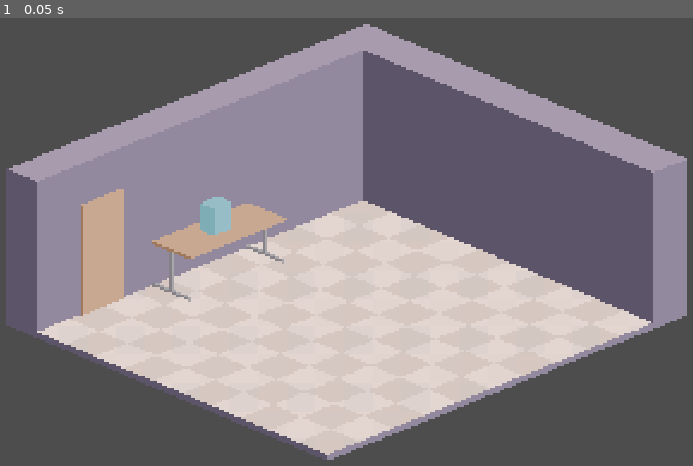
Above: before the commit, frame 1.
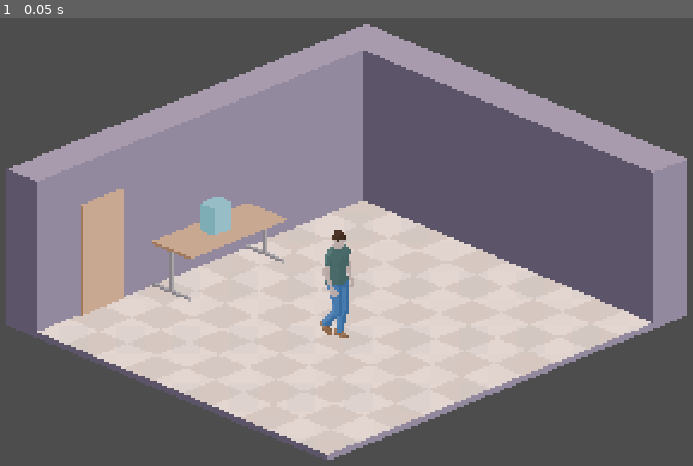
Above: after the commit, the same moment.

Repository: kreativna-blokada/blokadna-glasalica
Game: Godot game, scene res://!project/build/design/scenes/playground.tscn
Two runs of this game, one before a commit and one after it. Both use one fixed random seed, a clock stepped at 60 frames per second and the inputs below.
Inputs:
- Up to frame 1 (0.05 s): no input

The runs differ from the first frame. In frame 1, 0.7% of the frame differs, in the area x 46-52%, y 47-72%.

Commit message:
Instantiating player to playground scene

Diff:
--- a/!project/build/design/scenes/playground.tscn
+++ b/!project/build/design/scenes/playground.tscn
@@ -1,6 +1,7 @@
 [gd_scene format=3 uid="uid://fqi4sbecij1g"]
 
 [ext_resource type="Texture2D" uid="uid://dtq2mbiupcaix" path="res://!project/assets/art/room.png" id="1_t50mg"]
+[ext_resource type="PackedScene" uid="uid://bil0ummc75wh8" path="res://!project/build/design/scenes/actors/player.tscn" id="2_t50mg"]
 
 [node name="Playground" type="Node2D" unique_id=1489686815]
 
@@ -8,3 +9,7 @@
 position = Vector2(960, 540)
 scale = Vector2(1.5, 1.5)
 texture = ExtResource("1_t50mg")
+
+[node name="Player" parent="." unique_id=1417136144 instance=ExtResource("2_t50mg")]
+position = Vector2(950, 651)
+scale = Vector2(1.5, 1.5)
